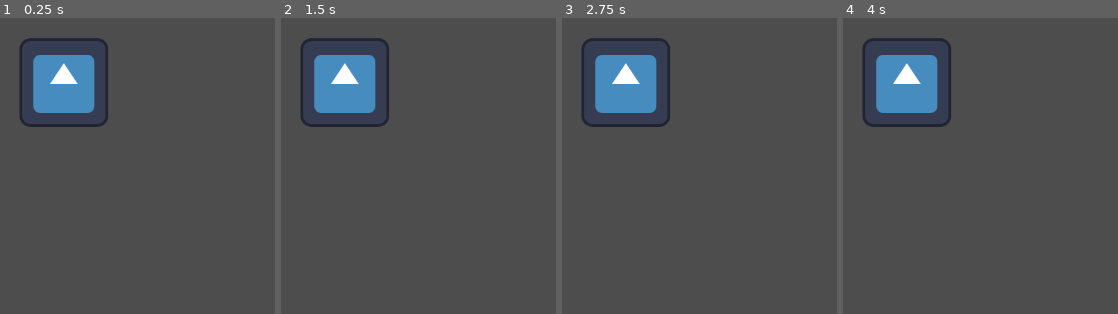
Above: before the commit, frames 1-4 (left to right).
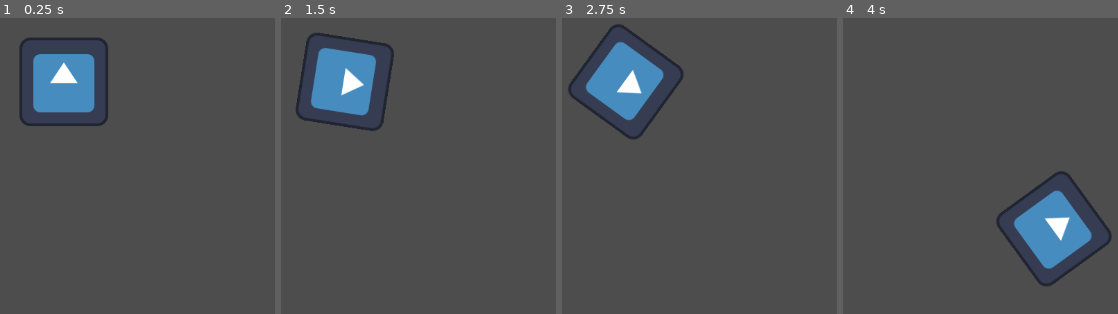
Above: after the commit, the same moments.

Repository: jainil63/summoner-fight.1
Game: Godot game, scene res://scenes/jeel-example.tscn
Two runs of this game, one before a commit and one after it. Both use one fixed random seed, a clock stepped at 60 frames per second and the inputs below. The engine's default icon, where the game draws it, is replaced by a stand-in: a white triangle on a blue panel in a dark square.
Inputs:
- Up to frame 1 (0.25 s): no input
- Up to frame 2 (1.5 s): tap Enter at 0.5 s; hold Right (ui_right) 0.53-1.28 s; hold Left (ui_left) from 1.28 s (still down)
- Up to frame 3 (2.75 s): release Left (ui_left) at 2.03 s; hold Right (ui_right) from 2.03 s (still down)
- Up to frame 4 (4 s): release Right (ui_right) at 2.78 s; hold Up (ui_up) 2.78-3.53 s; hold Left (ui_left) from 3.53 s (still down)

The runs differ from the first frame. In frame 1, 0.4% of the frame differs, in the area x 8-39%, y 6-37%; in frame 2, 2.8%; in frame 3, 4.1%; in frame 4, 11%, in the area x 6-98%, y 6-91%.

Commit message:
feat: add movement for learning

Diff:
--- a/scenes/jeel-example.tscn
+++ b/scenes/jeel-example.tscn
@@ -4,6 +4,6 @@
 [ext_resource type="Script" uid="uid://c5ck4k7o8oojq" path="res://scripts/sprite_2d.gd" id="2_5aj8h"]
 
 [node name="Sprite2D" type="Sprite2D"]
-position = Vector2(552, 314)
+position = Vector2(552, 313)
 texture = ExtResource("1_ptpbe")
 script = ExtResource("2_5aj8h")
--- a/scripts/sprite_2d.gd
+++ b/scripts/sprite_2d.gd
@@ -1,4 +1,22 @@
 extends Sprite2D
+
+var speed = 400
+var angular_speed = PI
 
 func _init():
 	print("Hello, world!")
+
+func _process(delta):
+	var direction = 0
+	if Input.is_action_pressed("ui_left"):
+		direction = -1
+	if Input.is_action_pressed("ui_right"):
+		direction = 1
+
+	rotation += angular_speed * direction * delta
+
+	var velocity = Vector2.ZERO
+	if Input.is_action_pressed("ui_up"):
+		velocity = Vector2.UP.rotated(rotation) * speed
+
+	position += velocity * delta
